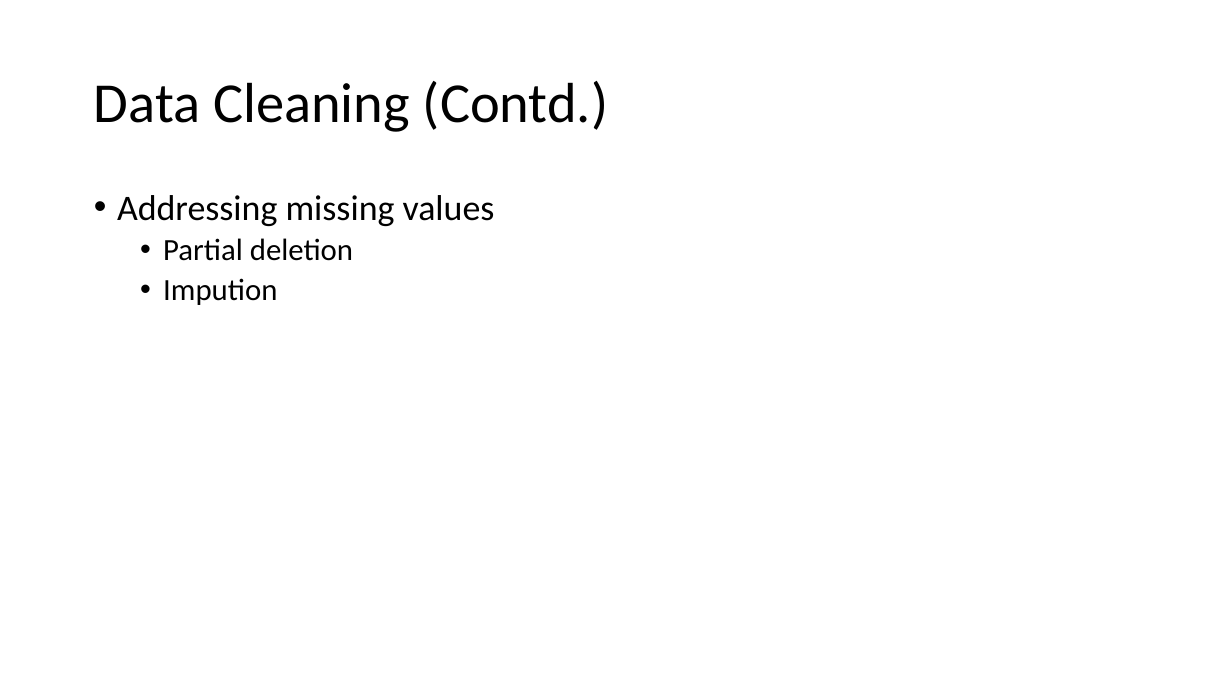
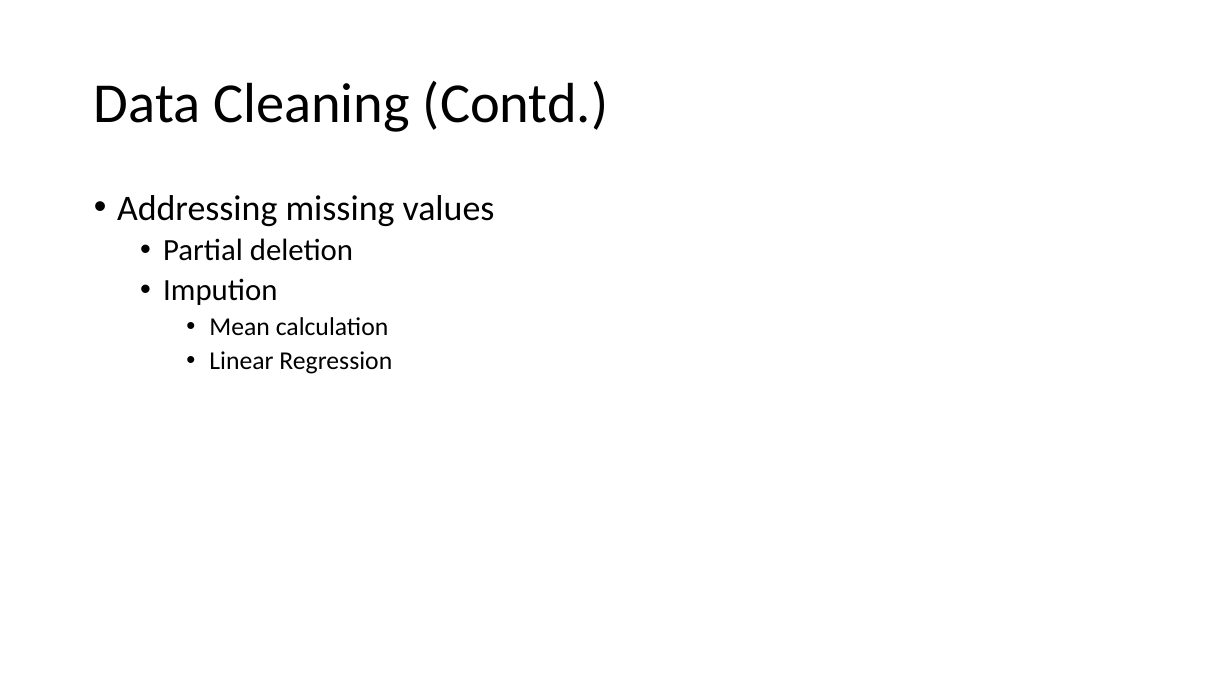
Before and after one commit to kelsadita/Machine-Learning-Talk, a slide deck: slide 22 of Machine_Learning.pptx. Drawn at 1232x693 pixels with LibreOffice and Linux fonts; fonts in the diff are those of the drawing. Boxes give left, top, right and bottom in pixels: in the first picture for what was removed or moved away, otherwise in the second. Text is boxed around its words. In the diff, an @@ line names an element or a change of style, - is before the commit and + after.

```diff
--- a/Machine_Learning.pptx
+++ b/Machine_Learning.pptx
@@ text at bbox=[209, 317, 392, 374]: paragraphs added @@
+    • Mean calculation
+    • Linear Regression
```
Also in this commit, not shown: 3 other slides changed, 3 other files.
